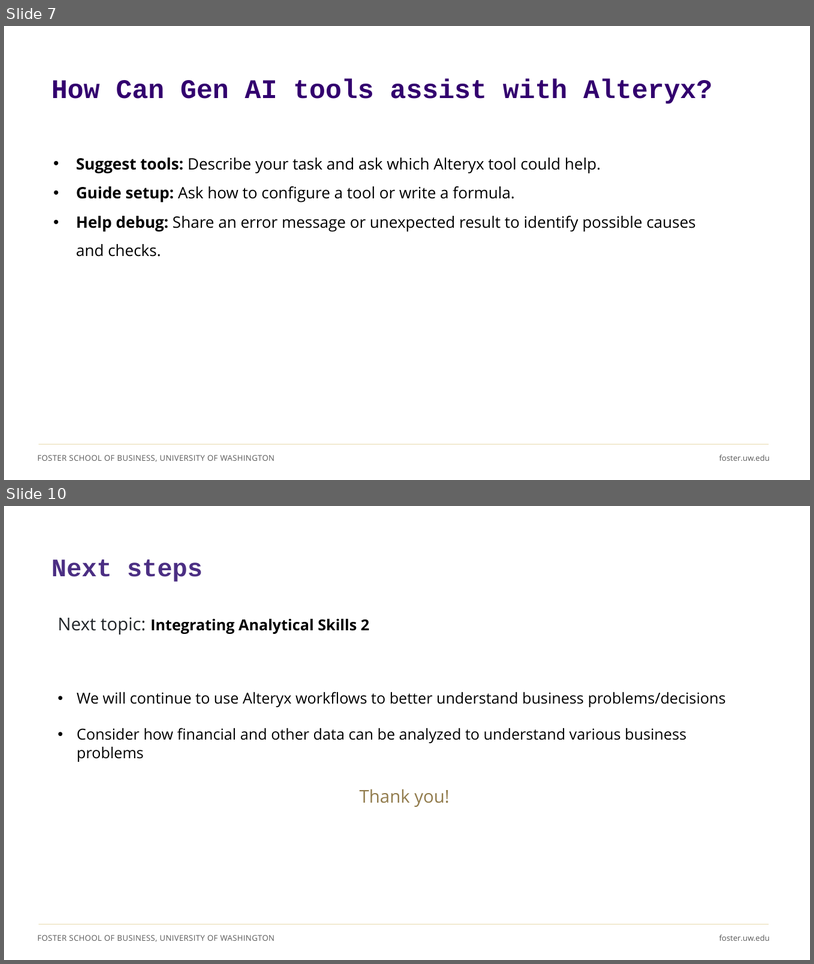
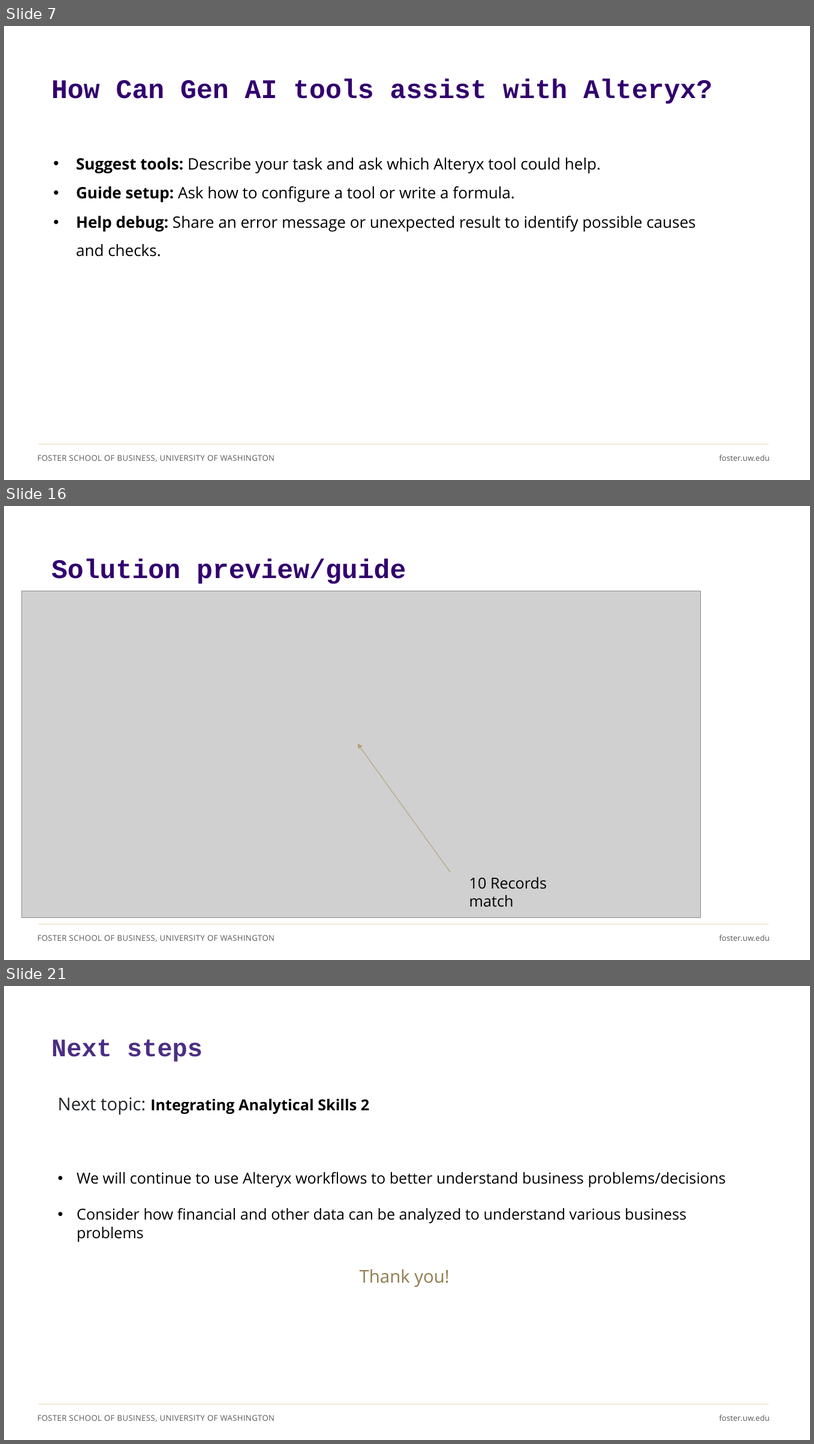
Before and after one commit to ashercurtis/slides.io, a slide deck: ACCTG320/ACCTG320Class10_2026.pptx. Shown one above the other, each under a label of ours: slides 7 and 10 before the commit, slides 7, 16 and 21 after it; the slides between them are not shown. The pictures are 814x964 and 814x1444 pixels, drawn with LibreOffice and Linux fonts; fonts in the diff are those of the drawing; grey boxes stand for pictures. Boxes give left, top, right and bottom in pixels: in the first picture for what was removed or moved away, otherwise in the second. Text is boxed around its words. In the diff, an @@ line names an element or a change of style, - is before the commit and + after.

```diff
--- a/ACCTG320/ACCTG320Class10_2026.pptx
+++ b/ACCTG320/ACCTG320Class10_2026.pptx
@@ slide 16 added at box(4, 506, 810, 960), background #FFFFFF; not listed: 3 template elements that a slide beside it also shows @@
@@ title added at box(51, 559, 406, 584), 32 pt, text #32006E, bold @@
+Solution preview/guide
@@ picture added at box(21, 591, 701, 918) @@
@@ arrow added from (450, 872) to (358, 743), #B4A275 0.75 pt @@
@@ text added at box(470, 877, 547, 907), 18 pt, text #000000 @@
+10 Records match
@@ what was slide 10 is now slide 21 @@
```
Also in this commit, not shown: 2 slides changed, 13 other slides added, 3 slides removed, 1 other file.
